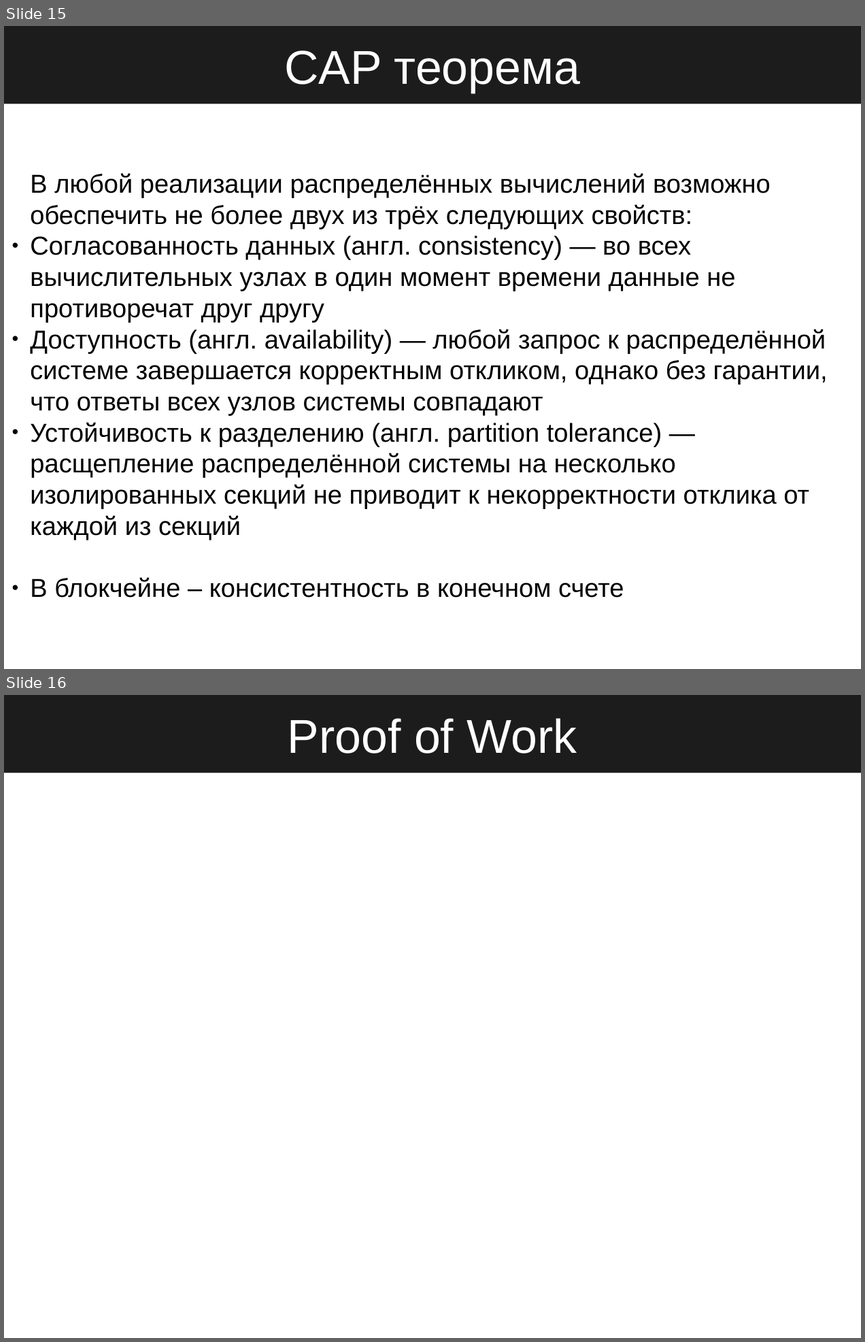
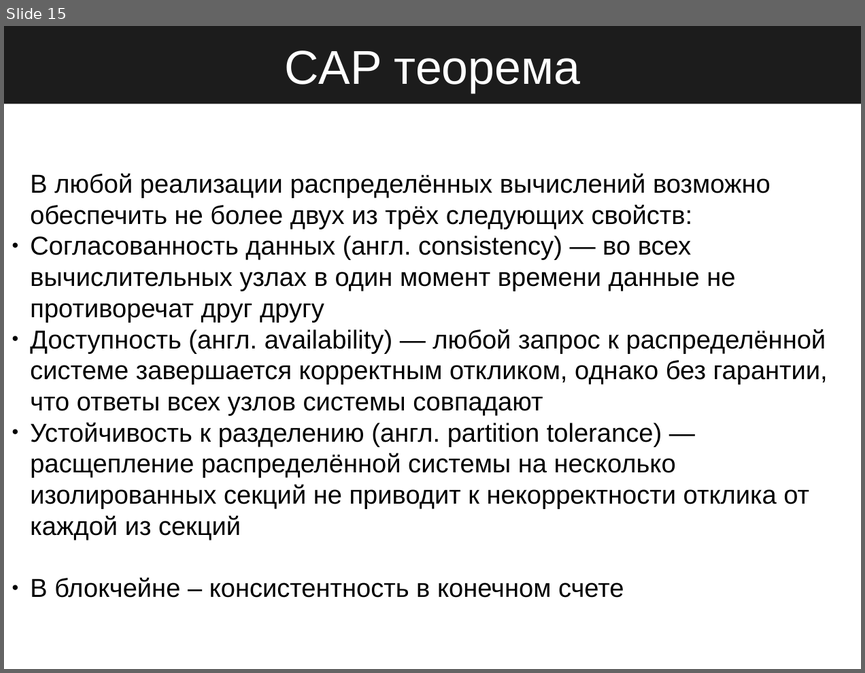
Before and after one commit to StateProof/blockchainClass, a slide deck: executive/3.DoubleSpending.odp. Shown one above the other, each under a label of ours: slides 15 and 16 before the commit, slide 15 after it. The pictures are 865x1342 and 865x673 pixels, drawn with LibreOffice and Linux fonts; fonts in the diff are those of the drawing. Boxes give left, top, right and bottom in pixels: in the first picture for what was removed or moved away, otherwise in the second. Text is boxed around its words. In the diff, an @@ line names an element or a change of style, - is before the commit and + after.

```diff
--- a/executive/3.DoubleSpending.odp
+++ b/executive/3.DoubleSpending.odp
@@ slide 16 removed at <box>4,695,861,1338</box>, background #FFFFFF @@
@@ title removed at <box>4,695,861,773</box> @@
-Proof of Work
```
Also in this commit, not shown: 4 other files.
